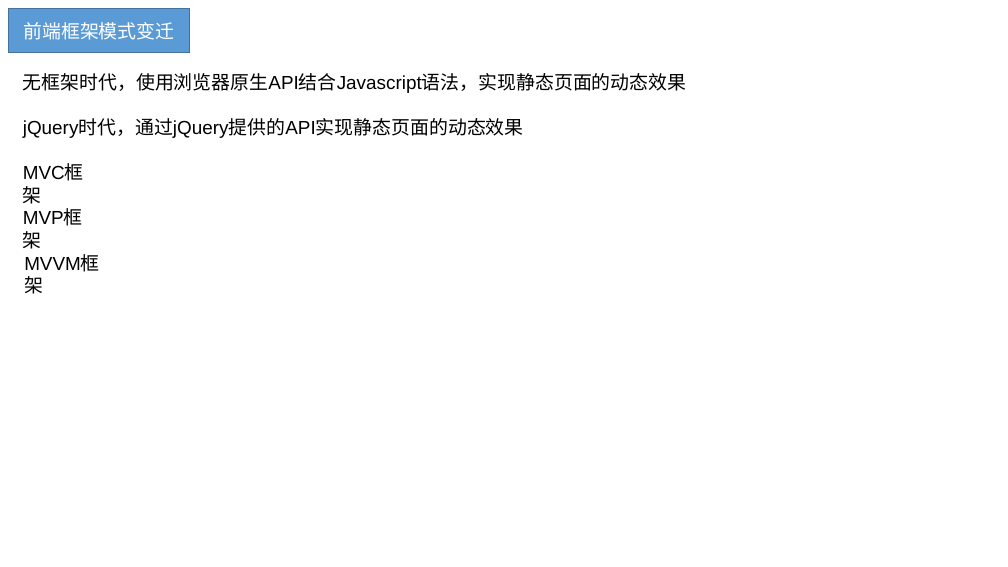
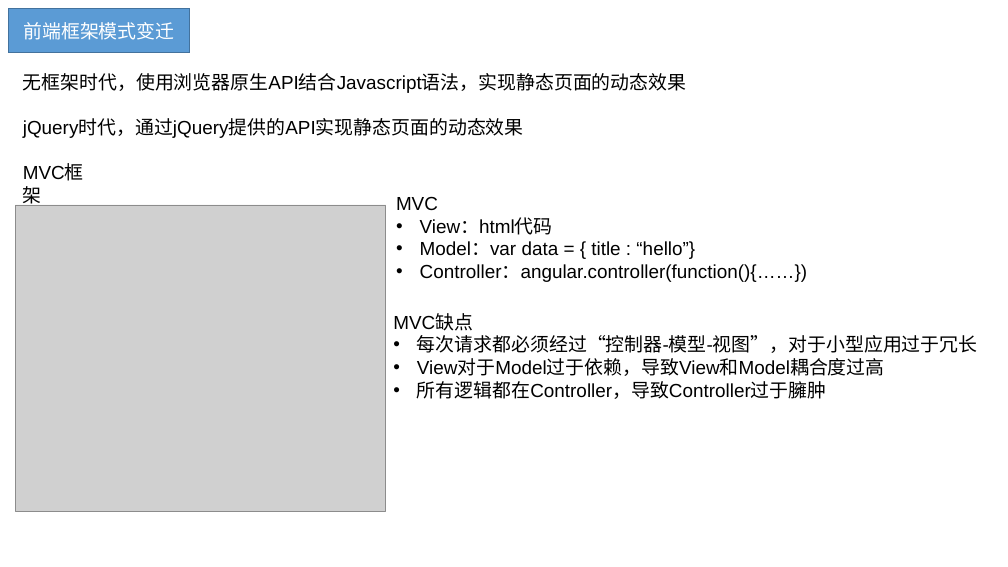
Before and after one commit to BinMarshall/studing, a slide deck: slide 5 of Vue/vue.pptx. Drawn at 1008x567 pixels with LibreOffice and Linux fonts; fonts in the diff are those of the drawing; grey boxes stand for pictures. Boxes give left, top, right and bottom in pixels: in the first picture for what was removed or moved away, otherwise in the second. Text is boxed around its words. In the diff, an @@ line names an element or a change of style, - is before the commit and + after.

```diff
--- a/Vue/vue.pptx
+++ b/Vue/vue.pptx
@@ text removed at <box>15,203,98,233</box> @@
-MVP框架
@@ picture added at <box>15,205,386,511</box> @@
@@ text added at <box>396,196,807,282</box>, 18 pt, text #000000 @@
+MVC
+• View：html代码
+• Model：var data = { title : “hello”}
+• Controller：angular.controller(function(){……})
@@ text removed at <box>17,247,108,278</box> @@
-MVVM框架
@@ text added at <box>393,314,978,399</box>, 18 pt, text #000000 @@
+MVC缺点
+• 每次请求都必须经过“控制器-模型-视图”，对于小型应用过于冗长
+• View对于Model过于依赖，导致View和Model耦合度过高
+• 所有逻辑都在Controller，导致Controller过于臃肿
```
Also in this commit, not shown: 1 slide added, 1 other file.
